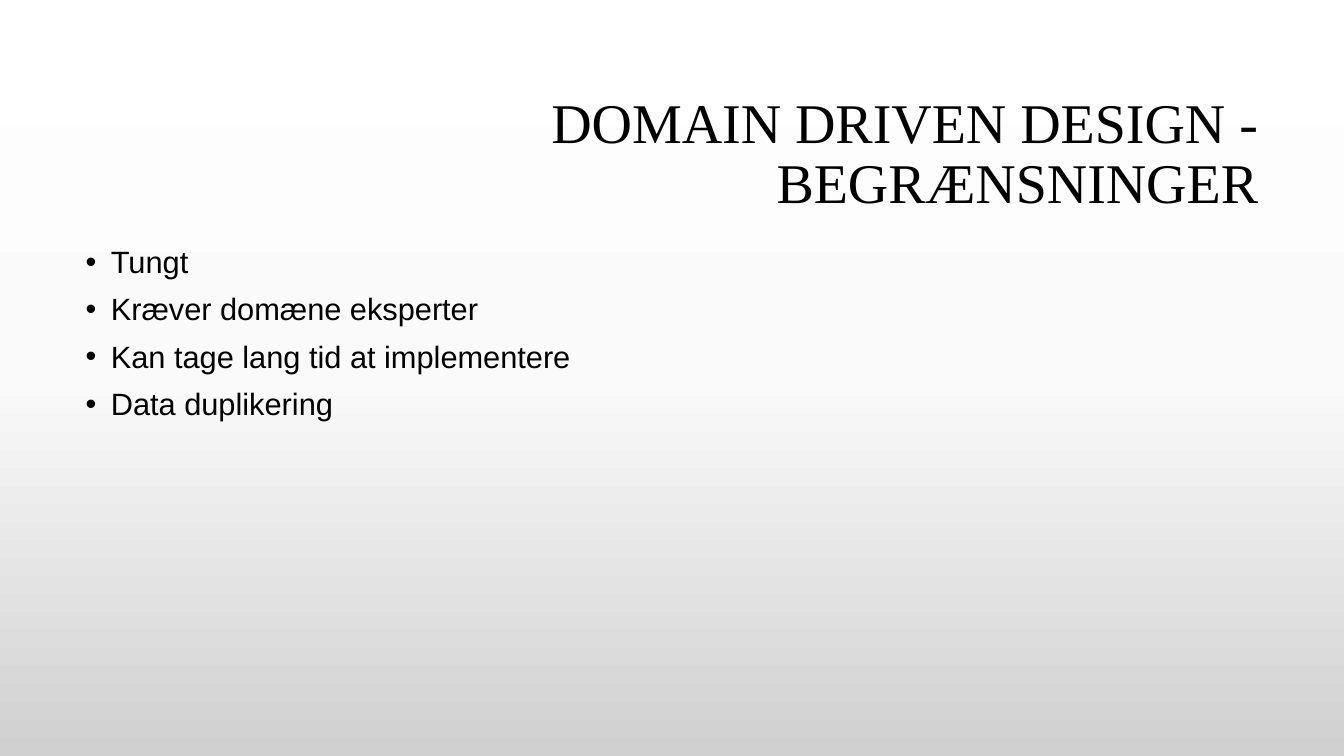
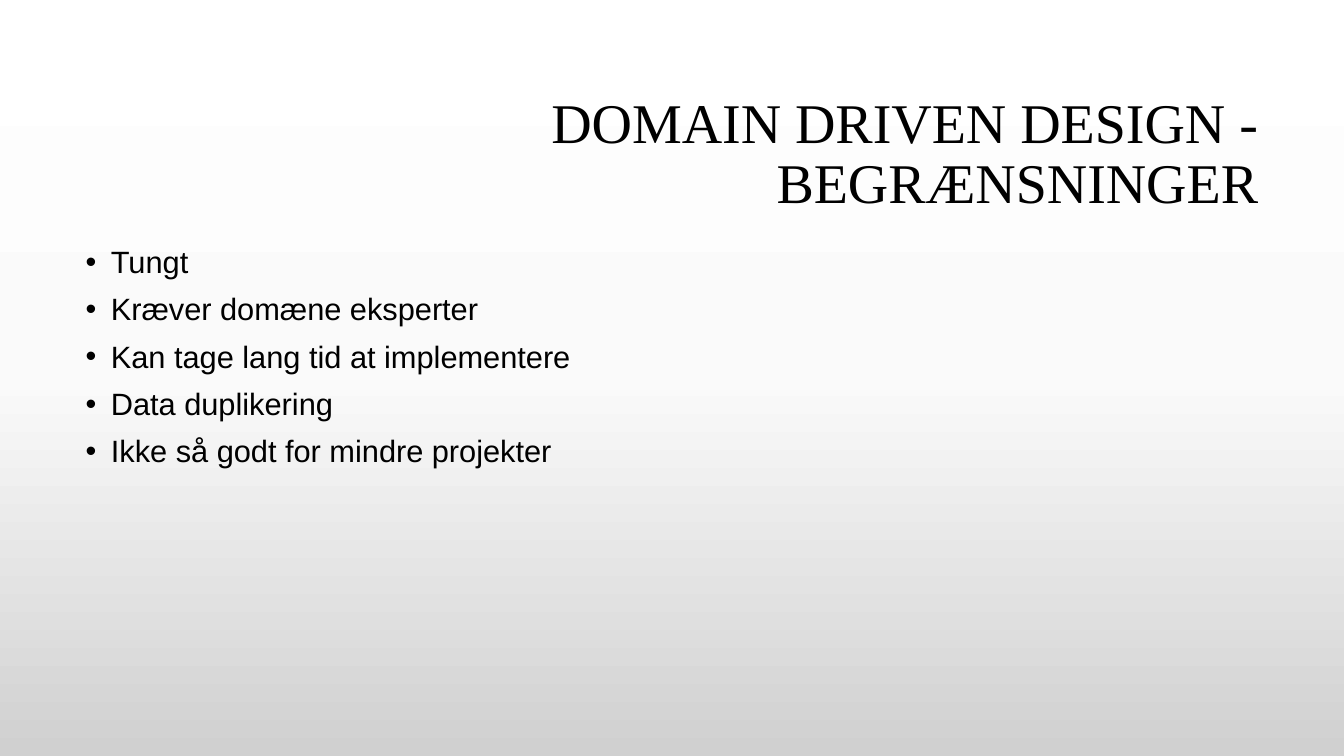
Before and after one commit to GitDeveloperBel/Kafka, a slide deck: slide 16 of presentation.pptx. Drawn at 1344x756 pixels with LibreOffice and Linux fonts; fonts in the diff are those of the drawing; background and template pictures are left out. Boxes give left, top, right and bottom in pixels: in the first picture for what was removed or moved away, otherwise in the second. Text is boxed around its words. In the diff, an @@ line names an element or a change of style, - is before the commit and + after.

```diff
--- a/presentation.pptx
+++ b/presentation.pptx
@@ text at [111,438,552,468]: paragraph added @@
+• Ikke så godt for mindre projekter
```
Also in this commit, not shown: 10 other slides changed, 5 slides added, 2 slides removed, 11 other files.
